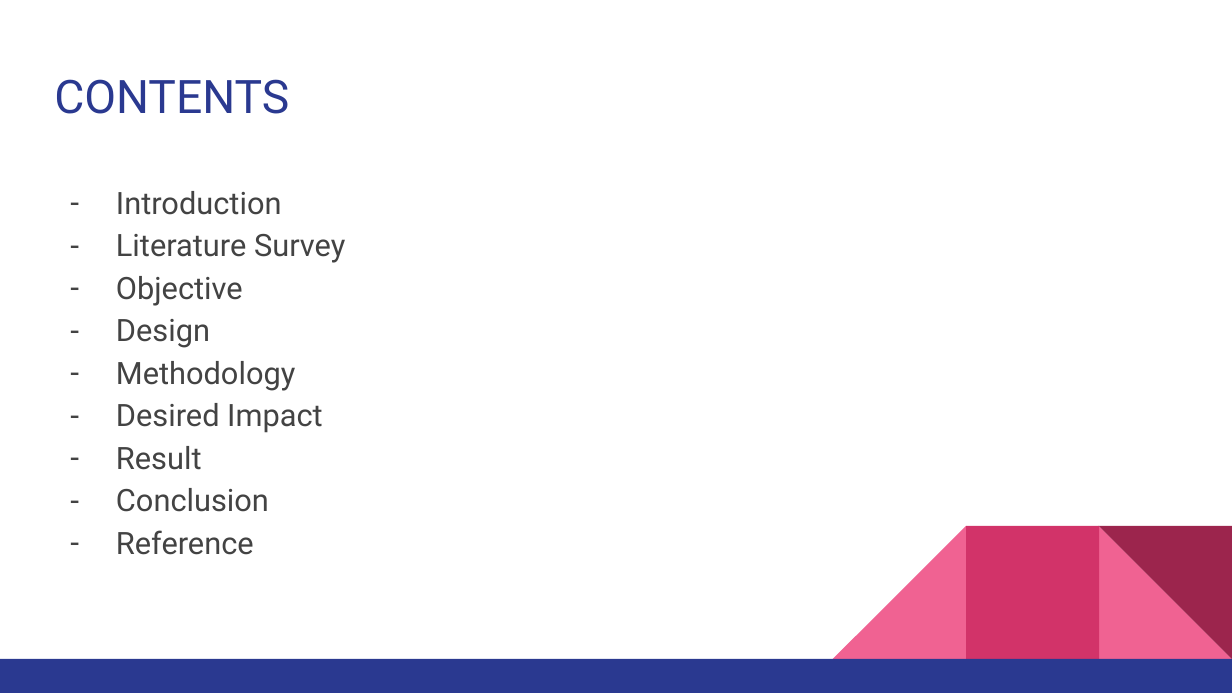
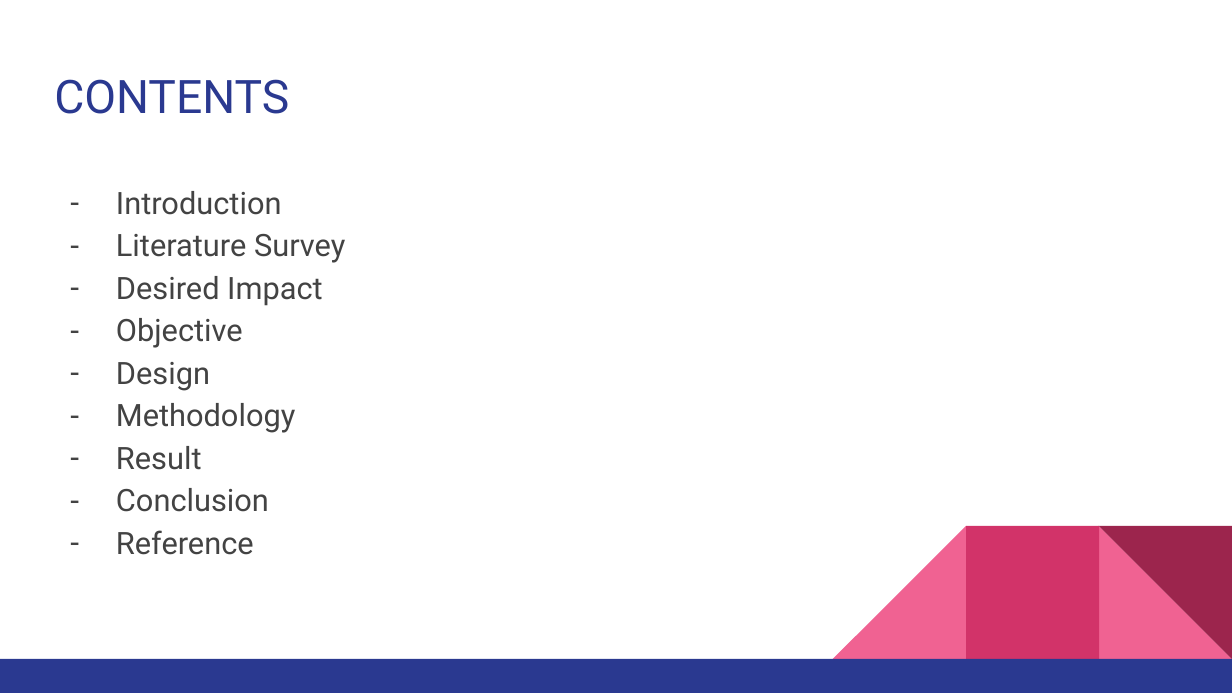
Before and after one commit to Arjun-G-Ravi/ai-village, a slide deck: slide 2 of Documentation/AI VILLAGE(3) (1).pptx. Drawn at 1232x693 pixels with LibreOffice and Linux fonts; fonts in the diff are those of the drawing. Boxes give left, top, right and bottom in pixels: in the first picture for what was removed or moved away, otherwise in the second. Text is boxed around its words. In the diff, an @@ line names an element or a change of style, - is before the commit and + after.

Commit message:
Completed

```diff
--- a/Documentation/AI VILLAGE(3) (1).pptx
+++ b/Documentation/AI VILLAGE(3) (1).pptx
@@ text at (116,276,323,306): paragraph added @@
+– Desired Impact
@@ text at (116,403,323,433): paragraph removed @@
-– Desired Impact
```
Also in this commit, not shown: 4 other slides changed, 7 slides added.
